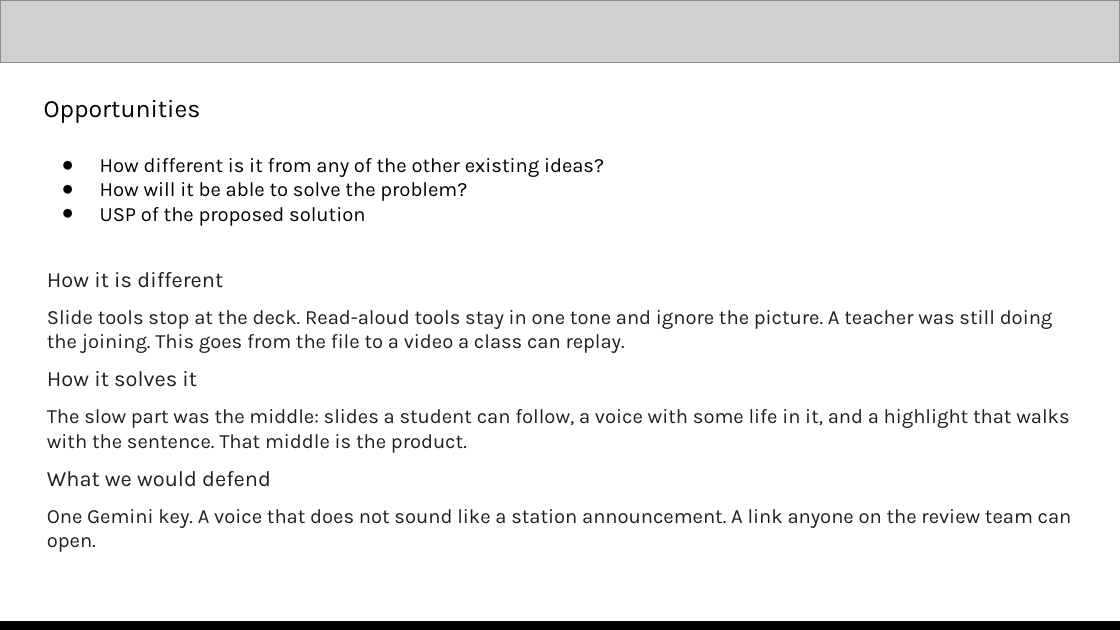
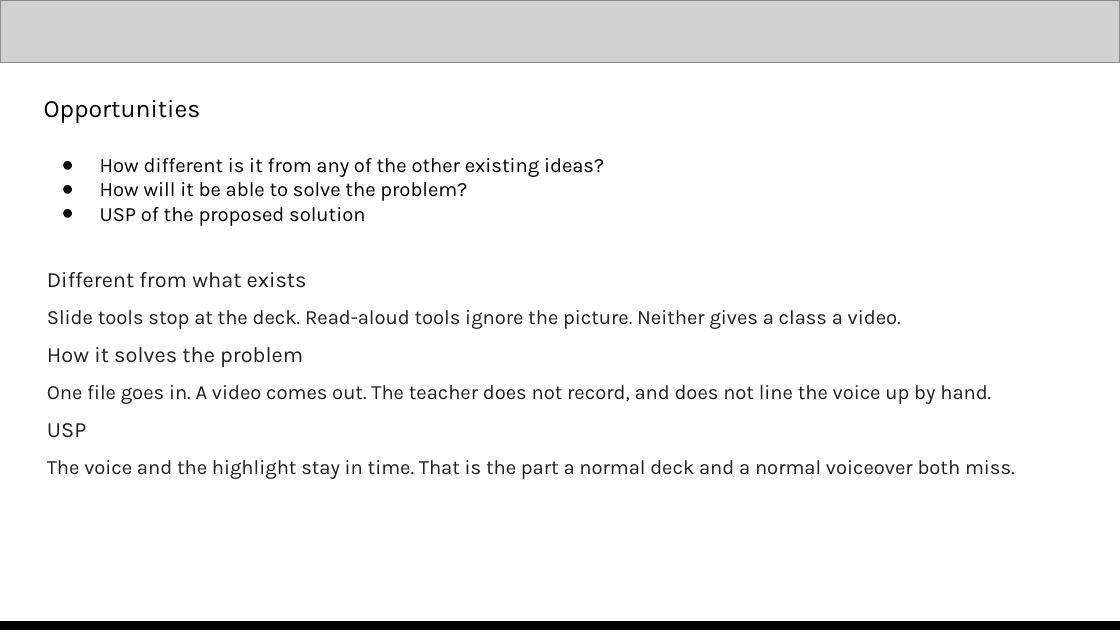
Before and after one commit to saitej123/Gemini-Multimodal-Studio, a slide deck: slide 4 of Template/Out/Multimodal Studio - AI Builder Cup.pptx. Drawn at 1120x630 pixels with LibreOffice and Linux fonts; fonts in the diff are those of the drawing; grey boxes stand for pictures. Boxes give left, top, right and bottom in pixels: in the first picture for what was removed or moved away, otherwise in the second. Text is boxed around its words. In the diff, an @@ line names an element or a change of style, - is before the commit and + after.

```diff
--- a/Template/Out/Multimodal Studio - AI Builder Cup.pptx
+++ b/Template/Out/Multimodal Studio - AI Builder Cup.pptx
@@ text at (x1=47, y1=272, x2=1015, y2=479): text changed @@
-How it is different
-Slide tools stop at the deck. Read-aloud tools stay in one tone and ignore the picture. A teacher was still doing the joining. This goes from the file to a video a class can replay.
-How it solves it
-The slow part was the middle: slides a student can follow, a voice with some life in it, and a highlight that walks with the sentence. That middle is the product.
-What we would defend
-One Gemini key. A voice that does not sound like a station announcement. A link anyone on the review team can open.
+Different from what exists
+Slide tools stop at the deck. Read-aloud tools ignore the picture. Neither gives a class a video.
+How it solves the problem
+One file goes in. A video comes out. The teacher does not record, and does not line the voice up by hand.
+USP
+The voice and the highlight stay in time. That is the part a normal deck and a normal voiceover both miss.
```
Also in this commit, not shown: 12 other slides changed, 2 other files.
